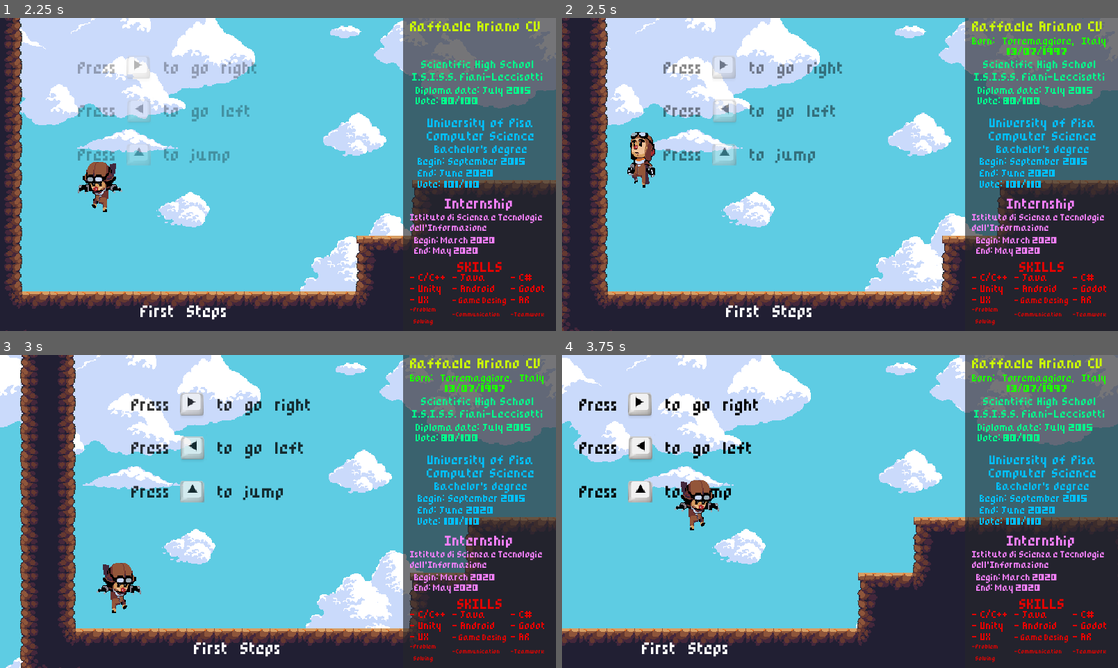
Above: before the commit, frames 1-4 (two rows, left to right).
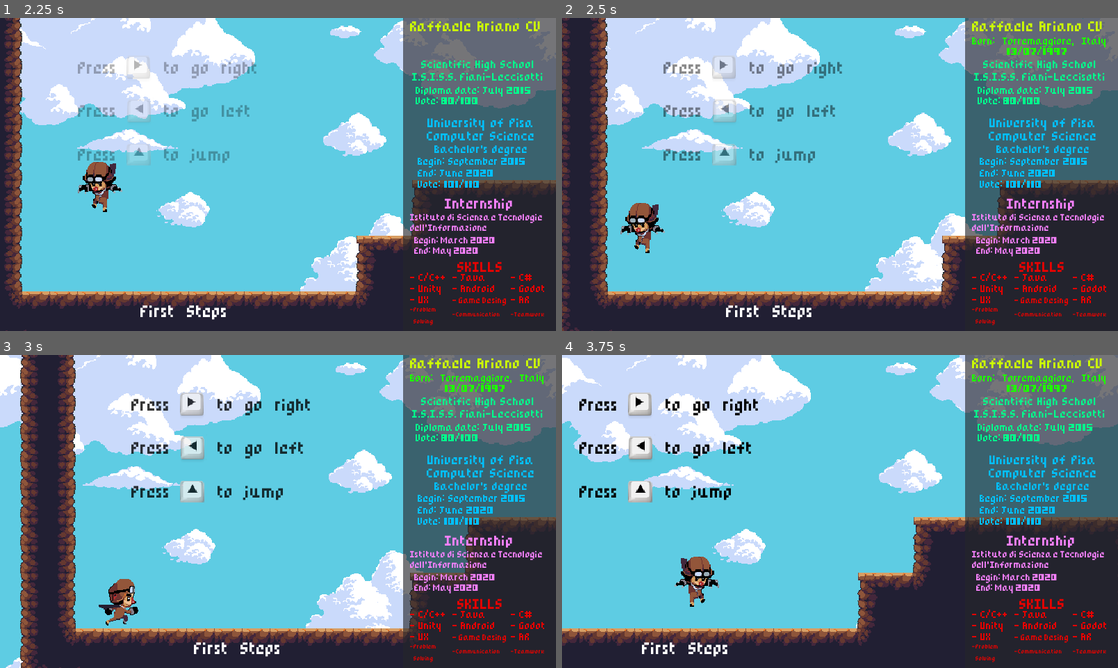
Above: after the commit, the same moments.

Repository: batraffo/cv_godot
Game: Godot game, scene res://World.tscn
Two runs of this game, one before a commit and one after it. Both use one fixed random seed, a clock stepped at 60 frames per second and the inputs below. Sound files missing from this copy of the repository are replaced by a short silence.
Inputs:
- Up to frame 1 (2.25 s): tap Enter at 0.5, 2 s; hold Space (hadoken) 0.53-1.28 s; hold Right (ui_right) 0.53-2.03 s; tap Up (ui_up) at 0.77, 0.8, 1.07, 1.35, 1.52, 1.82 s; tap Space (hadoken) at 1.55 s; hold Left (ui_left) from 2.03 s (still down); hold Space (hadoken) from 2.03 s (still down)
- Up to frame 2 (2.5 s): keep holding Left (ui_left); keep holding Space (hadoken); tap Up (ui_up) at 2.3 s
- Up to frame 3 (3 s): tap Enter at 2.75 s; release Left (ui_left) at 2.78 s; release Space (hadoken) at 2.78 s; hold Right (ui_right) from 2.78 s (still down); tap Space (hadoken) at 2.85 s
- Up to frame 4 (3.75 s): keep holding Right (ui_right); tap Up (ui_up) at 3.02, 3.32, 3.6 s; tap Enter at 3.5 s

Frame 1 is identical in both runs. In frame 2, 1.3% of the frame differs, in the area x 10-19%, y 36-76%; in frame 3, 0.9%; in frame 4, 1.3%, in the area x 20-29%, y 40-81%.

Commit message:
dunno what i'm doing

Diff:
--- a/World.tscn
+++ b/World.tscn
@@ -11,10 +11,10 @@
 [ext_resource path="res://assets/Sprites/keys/Space.png" type="Texture" id=9]
 [ext_resource path="res://assets/Sprites/keys/Keyboard keys (transparent).png" type="Texture" id=10]
 
+[sub_resource type="DynamicFont" id=1]
+font_data = ExtResource( 5 )
+
 [sub_resource type="DynamicFont" id=2]
-font_data = ExtResource( 5 )
-
-[sub_resource type="DynamicFont" id=1]
 font_data = ExtResource( 5 )
 
 [sub_resource type="Animation" id=3]
--- a/characters/Baddie.gd
+++ b/characters/Baddie.gd
@@ -25,6 +25,11 @@
 		$AnimatedSprite.flip_h=!$AnimatedSprite.flip_h
 		$RayCast2D.position.x = $RayCast2D.position.x * -1
 
+	for i in get_slide_count():
+		var collision = get_slide_collision(i)
+		if collision.collider.name.casecmp_to("Player") ==0:
+			collision.collider.hit(position.x)
+
 func die(reversed):
 	set_physics_process(false)
 	$CollisionShape2D.set_disabled(true)
--- a/characters/Player.gd
+++ b/characters/Player.gd
@@ -15,6 +15,7 @@
 var is_hadoken_animation_active=false
 var secondJump=true
 var canIShotHadoken=false
+var canIDoubleJump=false
 
 func _ready():
 	var sprite = get_node("Sprite")
@@ -28,7 +29,9 @@
 			is_hadoken_animation_active=false
 
 		motion.y+=GRAVITY
+
 		var friction = false
+
 		if Input.is_action_pressed("ui_right"):
 			motion.x=min(motion.x+ACCELLERATION,MAX_SPEED)
 			$Sprite.flip_h=false
@@ -47,8 +50,9 @@
 				$Sprite.play("Run")
 		else:
 			if(!is_hadoken_animation_active):
+
 				$Sprite.play("Idle")
-			friction=true
+				friction=true
 
 		if is_on_floor():
 			secondJump=true
@@ -60,7 +64,7 @@
 		else:
 			if Input.is_action_just_pressed("ui_up"):
 
-				if(secondJump):
+				if(secondJump && canIDoubleJump):
 					secondJump=false
 					motion.y=JUMP_HEIGHT/1.5
 					$JumpEffect.play()
@@ -75,6 +79,12 @@
 			if(friction):
 				motion.x=lerp(motion.x,0,0.05)
 		motion=move_and_slide(motion,UP)
+
+		if get_slide_count() > 0:
+			for i in range (get_slide_count()):
+				if "Baddie" in get_slide_collision(i).collider.name:
+					hit( get_slide_collision(i).collider.position.x)
+
 		pass
 	else:
 		$Sprite.play("EggExit")
@@ -105,6 +115,16 @@
 	hadoken.transform= Transform2D(rotationHadoken,hadokenpos)
 	get_parent().add_child((hadoken))
 
+func hit(enemyXPosition):
+	$AnimationPlayer.play("PlayerHit")
+	motion.y= JUMP_HEIGHT*0.7
+
+	if position.x <= enemyXPosition:
+		motion.x = - 750
+	else:
+		motion.x= 750
+
+
 func _on_Sprite_animation_finished():
 	animation_finished= true
 	var sprite = get_node("Sprite")
--- a/characters/Player.tscn
+++ b/characters/Player.tscn
@@ -29,6 +29,11 @@
 "name": "Run",
 "speed": 10.0
 }, {
+"frames": [ ExtResource( 15 ), ExtResource( 3 ), ExtResource( 15 ), ExtResource( 3 ), ExtResource( 15 ), ExtResource( 3 ) ],
+"loop": false,
+"name": "Hadoken",
+"speed": 5.0
+}, {
 "frames": [ ExtResource( 3 ), ExtResource( 2 ), ExtResource( 9 ), ExtResource( 7 ), ExtResource( 8 ), ExtResource( 5 ), ExtResource( 1 ), ExtResource( 1 ), ExtResource( 7 ) ],
 "loop": false,
 "name": "EggExit",
@@ -43,11 +48,6 @@
 "loop": false,
 "name": "Jump",
 "speed": 5.0
-}, {
-"frames": [ ExtResource( 15 ), ExtResource( 3 ), ExtResource( 15 ), ExtResource( 3 ), ExtResource( 15 ), ExtResource( 3 ) ],
-"loop": false,
-"name": "Hadoken",
-"speed": 5.0
 } ]
 
 [sub_resource type="CapsuleShape2D" id=2]
@@ -256,7 +256,22 @@
 }
 
 [sub_resource type="Animation" id=23]
-resource_name = "SkillTitleBlink"
+resource_name = "PlayerHit"
+length = 1.2
+tracks/0/type = "value"
+tracks/0/path = NodePath("Sprite:self_modulate")
+tracks/0/interp = 1
+tracks/0/loop_wrap = true
+tracks/0/imported = false
+tracks/0/enabled = true
+tracks/0/keys = {
+"times": PoolRealArray( 0, 0.2, 0.4, 0.6, 0.8, 1, 1.2, 1.4, 1.6, 1.8, 2 ),
+"transitions": PoolRealArray( 1, 1, 1, 1, 1, 1, 1, 1, 1, 1, 1 ),
+"update": 0,
+"values": [ Color( 1, 1, 1, 1 ), Color( 1, 1, 1, 0.313726 ), Color( 1, 1, 1, 1 ), Color( 1, 1, 1, 0.313726 ), Color( 1, 1, 1, 1 ), Color( 1, 1, 1, 0.313726 ), Color( 1, 1, 1, 1 ), Color( 1, 1, 1, 0.313726 ), Color( 1, 1, 1, 1 ), Color( 1, 1, 1, 0.313726 ), Color( 1, 1, 1, 1 ) ]
+}
+
+[sub_resource type="Animation" id=24]
 length = 1.8
 step = 0.2
 tracks/0/type = "value"
@@ -634,7 +649,8 @@
 anims/InternshipBlink = SubResource( 20 )
 anims/PisaBlink = SubResource( 21 )
 anims/PisaEndBlink = SubResource( 22 )
-anims/SkillTitleBlink = SubResource( 23 )
+anims/PlayerHit = SubResource( 23 )
+anims/SkillTitleBlink = SubResource( 24 )
 
 [node name="JumpEffect" type="AudioStreamPlayer2D" parent="."]
 stream = ExtResource( 14 )
Not shown: 9 places in World.tscn that only renumber resources
Not shown: 1 places in characters/Player.tscn that only renumber resources
